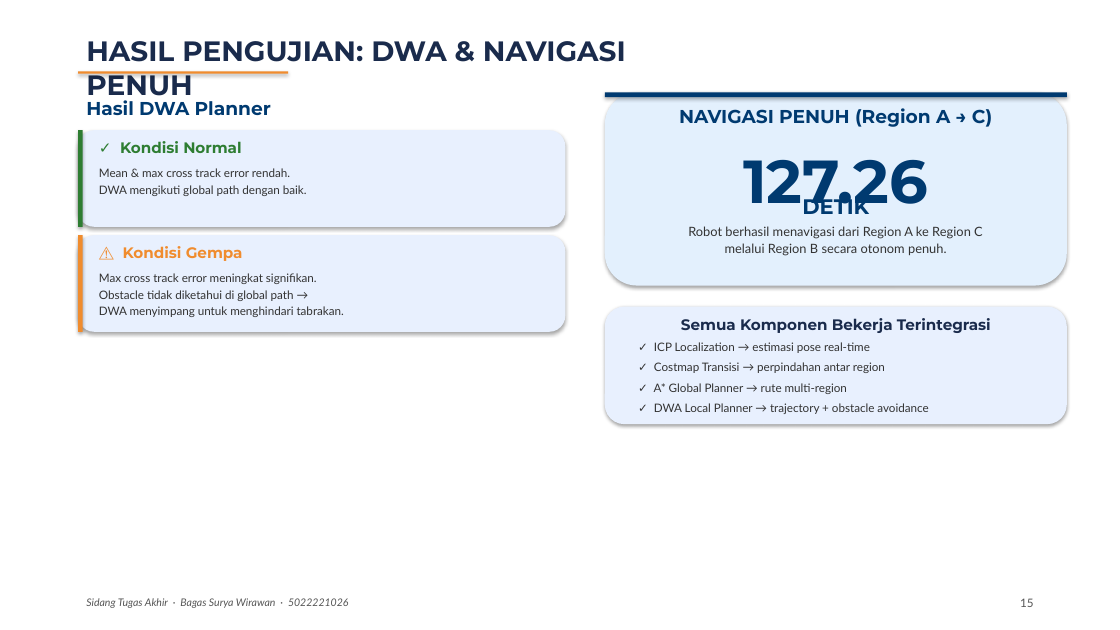
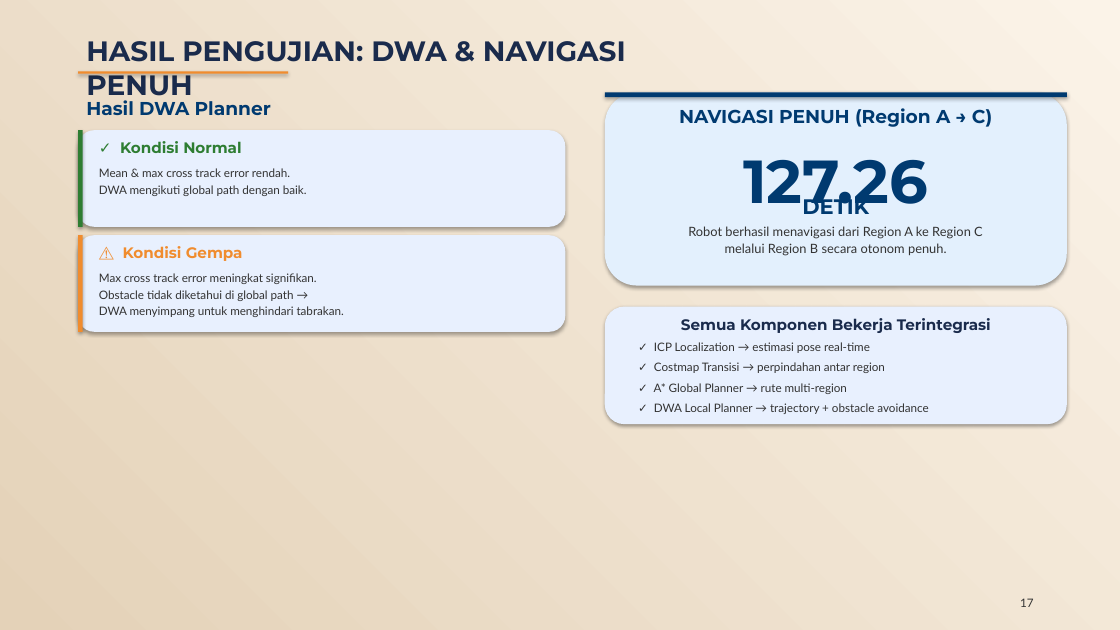
Before and after one commit to bagaswizard/Buku_TA, a slide deck: slide 17 of Presentasi_Sidang_TA.pptx (slide 15 before the commit). Drawn at 1120x630 pixels with LibreOffice and Linux fonts; fonts in the diff are those of the drawing. Boxes give left, top, right and bottom in pixels: in the first picture for what was removed or moved away, otherwise in the second. Text is boxed around its words. In the diff, an @@ line names an element or a change of style, - is before the commit and + after.

```diff
--- a/Presentasi_Sidang_TA.pptx
+++ b/Presentasi_Sidang_TA.pptx
@@ background #FFFFFF to gradient #FBF3E8 to #E4D2B8 @@
@@ text removed at (86, 598, 349, 608) @@
-Sidang Tugas Akhir · Bagas Surya Wirawan · 5022221026
@@ text at (1020, 598, 1033, 607): text changed; text colour #555555 to #333333 @@
-15
+17
```
Also in this commit, not shown: 13 other slides changed, 5 slides added, 3 slides removed, 7 other files.
